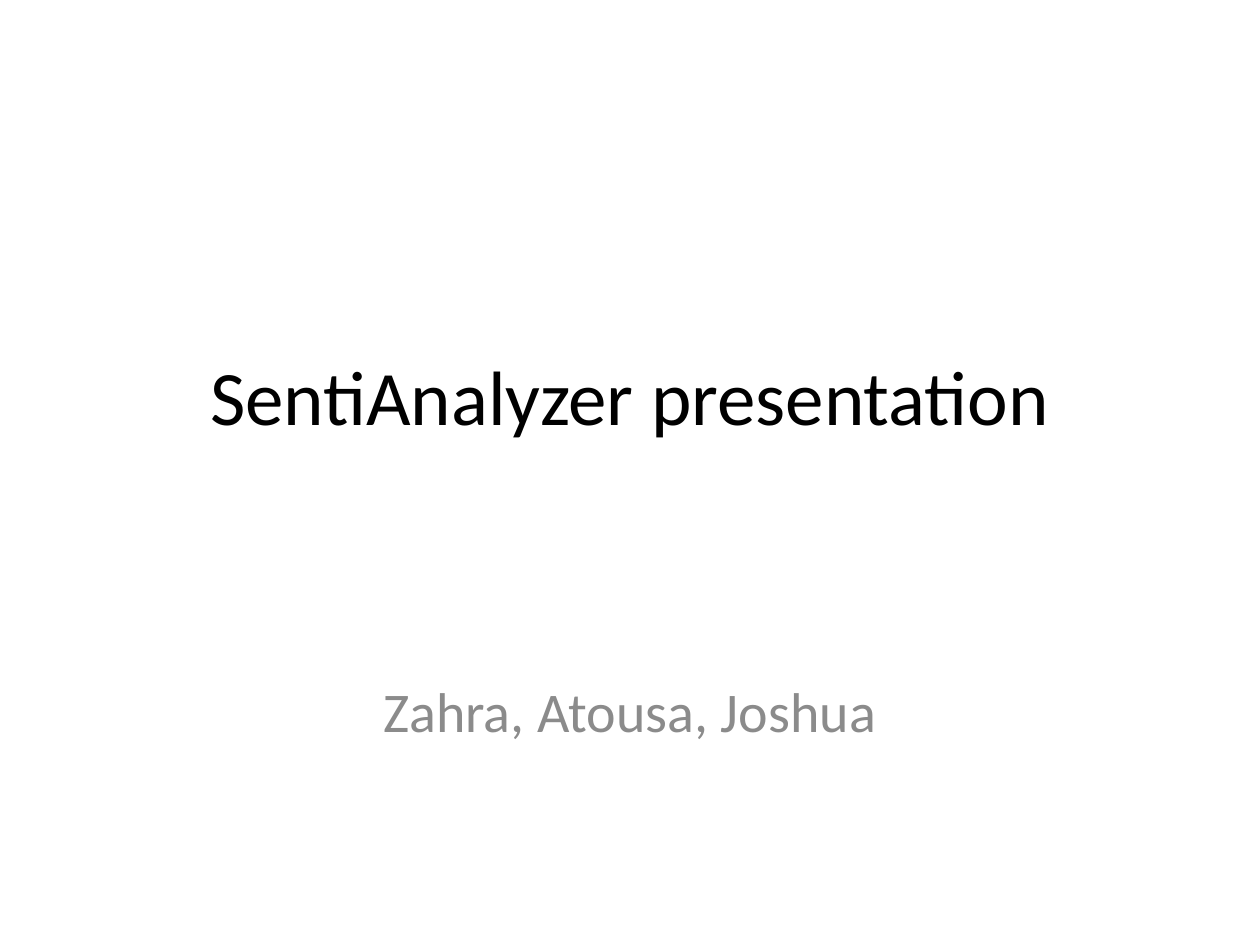
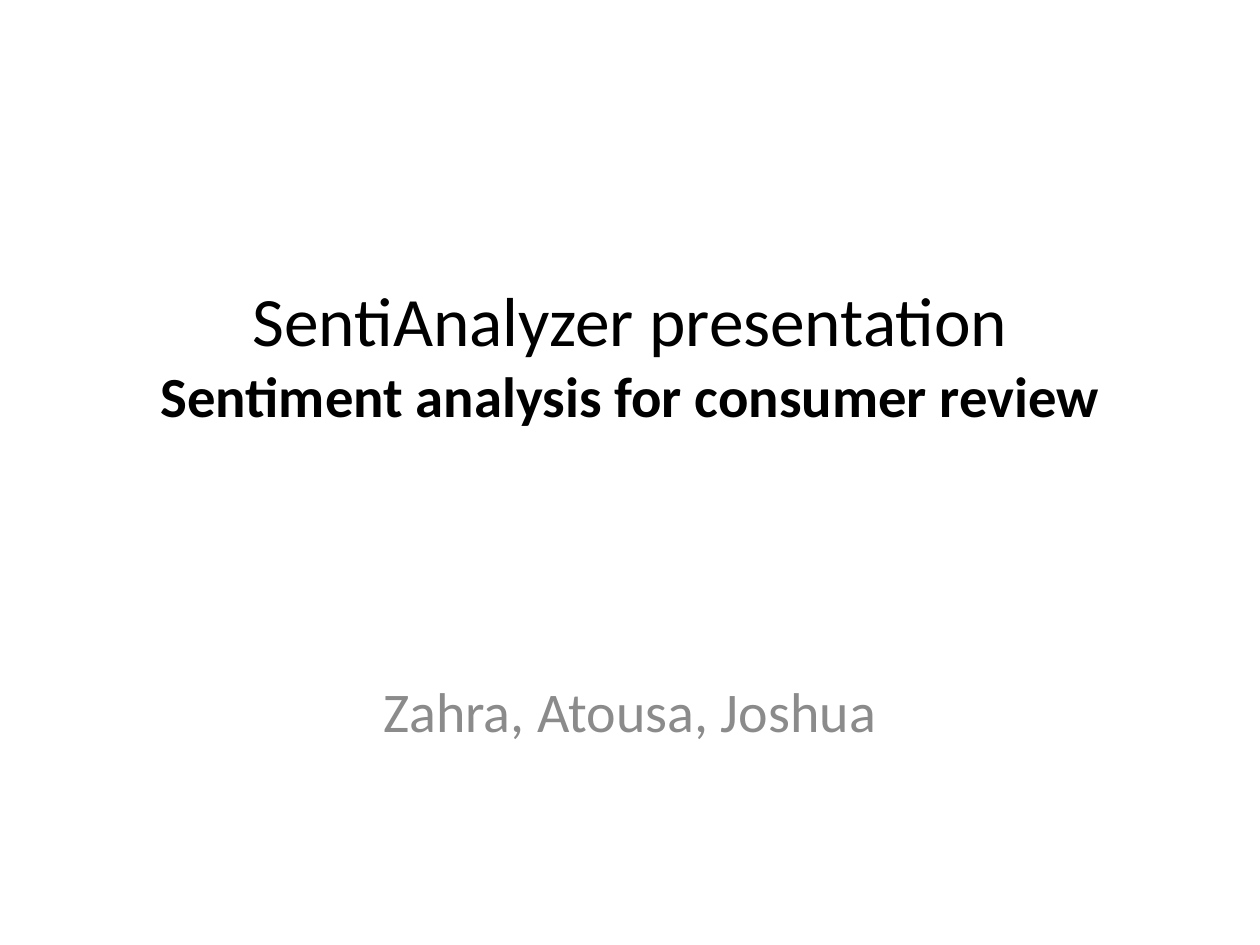
Before and after one commit to zahrakhoshmanesh/SentiAnalyzer, a slide deck: slide 1 of inst/extdata/presentation.pptx. Drawn at 1260x945 pixels with LibreOffice and Linux fonts; fonts in the diff are those of the drawing. Boxes give left, top, right and bottom in pixels: in the first picture for what was removed or moved away, otherwise in the second. Text is boxed around its words. In the diff, an @@ line names an element or a change of style, - is before the commit and + after.

Commit message:
presentation edits

```diff
--- a/inst/extdata/presentation.pptx
+++ b/inst/extdata/presentation.pptx
@@ title at [161, 298, 1099, 426]: text changed; size 44 to 32.4 pt; bold on @@
-SentiAnalyzer presentation
+SentiAnalyzer presentation
+Sentiment analysis for consumer review
```
Also in this commit, not shown: 5 other slides changed, 2 slides added, 2 slides removed, 1 other file.
